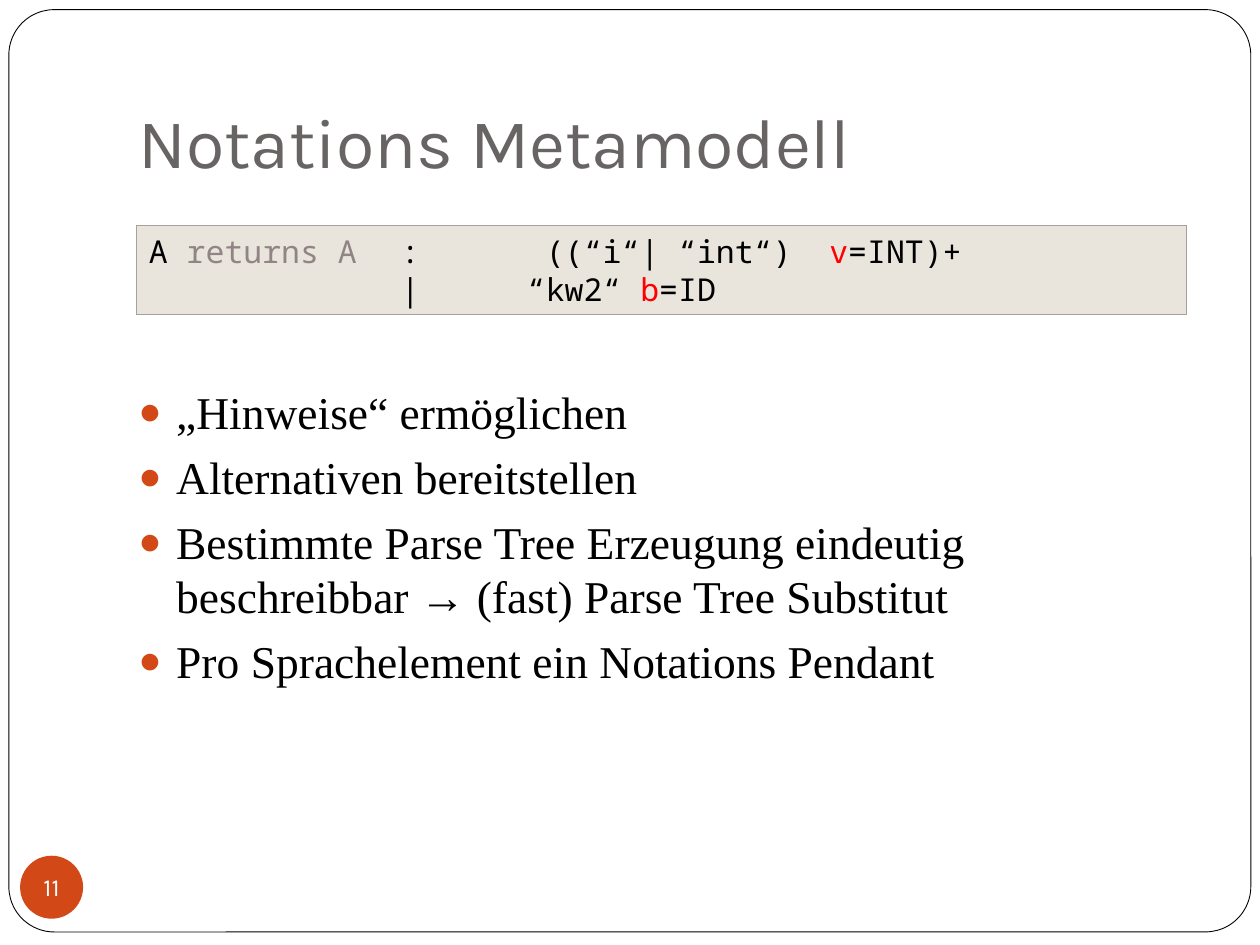
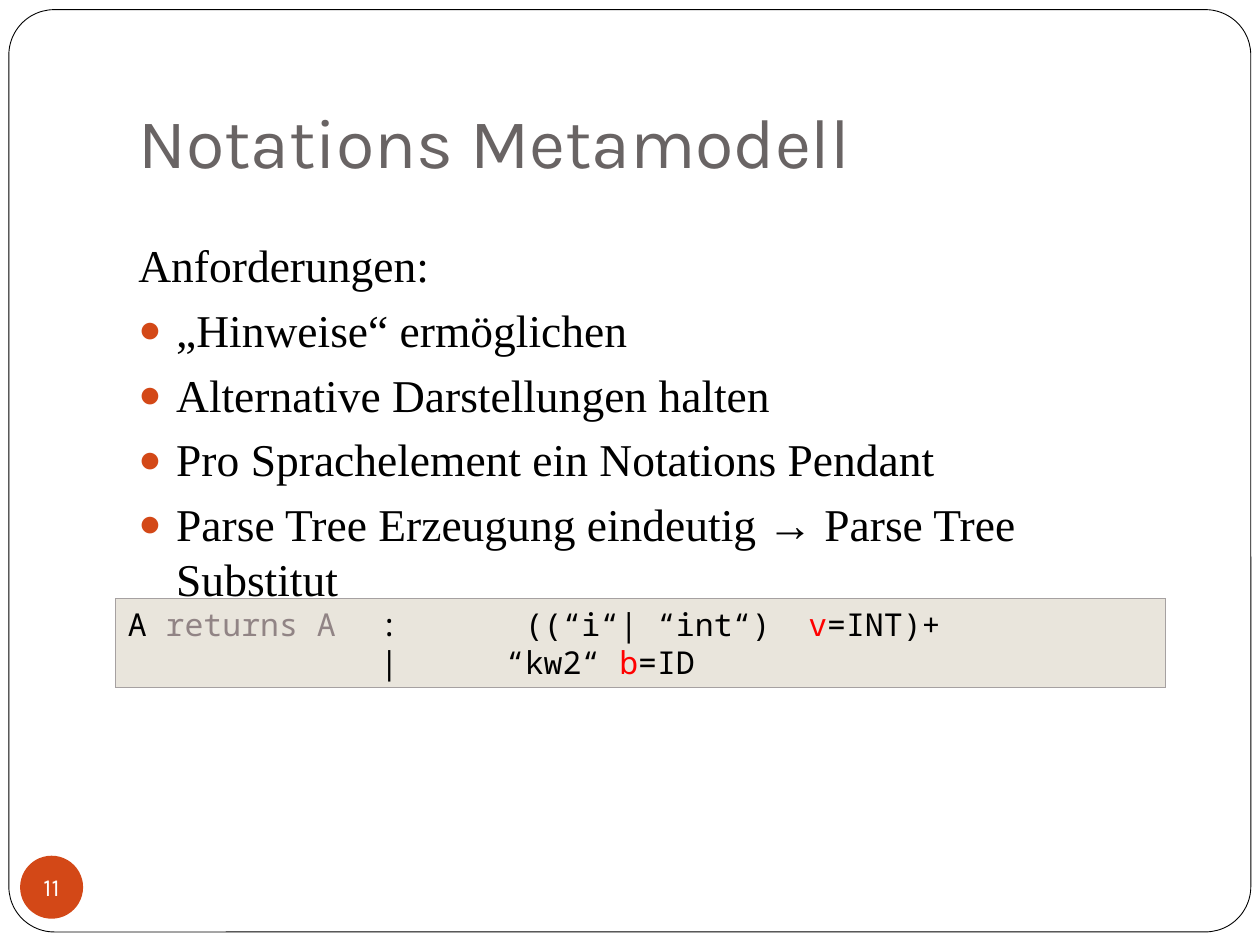
Before and after one commit to Stefanqn/Thesis, a slide deck: slide 11 of Presentation/thesis.pptx. Drawn at 1260x945 pixels with LibreOffice and Linux fonts; fonts in the diff are those of the drawing. Boxes give left, top, right and bottom in pixels: in the first picture for what was removed or moved away, otherwise in the second. Text is boxed around its words. In the diff, an @@ line names an element or a change of style, - is before the commit and + after.

Commit message:
rc1

```diff
--- a/Presentation/thesis.pptx
+++ b/Presentation/thesis.pptx
@@ text "Anforderungen:": place and size @@
-text "Anforderungen:" at (176,397,964,687)
+text "Anforderungen:" at (138,250,1015,599)
@@ text at (138,250,429,291): paragraph added @@
+Anforderungen:
@@ text at (176,380,770,421): text changed @@
-● Alternativen bereitstellen
-● Bestimmte Parse Tree Erzeugung eindeutig beschreibbar → (fast) Parse Tree Substitut
+● Alternative Darstellungen halten
@@ text at (176,509,1015,599): paragraph added @@
+● Parse Tree Erzeugung eindeutig → Parse Tree Substitut
@@ rectangle "A returns A : ((“i“| ...": place and size @@
-rectangle "A returns A : ((“i“| ..." at (136,226,1186,315)
+rectangle "A returns A : ((“i“| ..." at (116,598,1166,688)
```
Also in this commit, not shown: 2 other slides changed.
